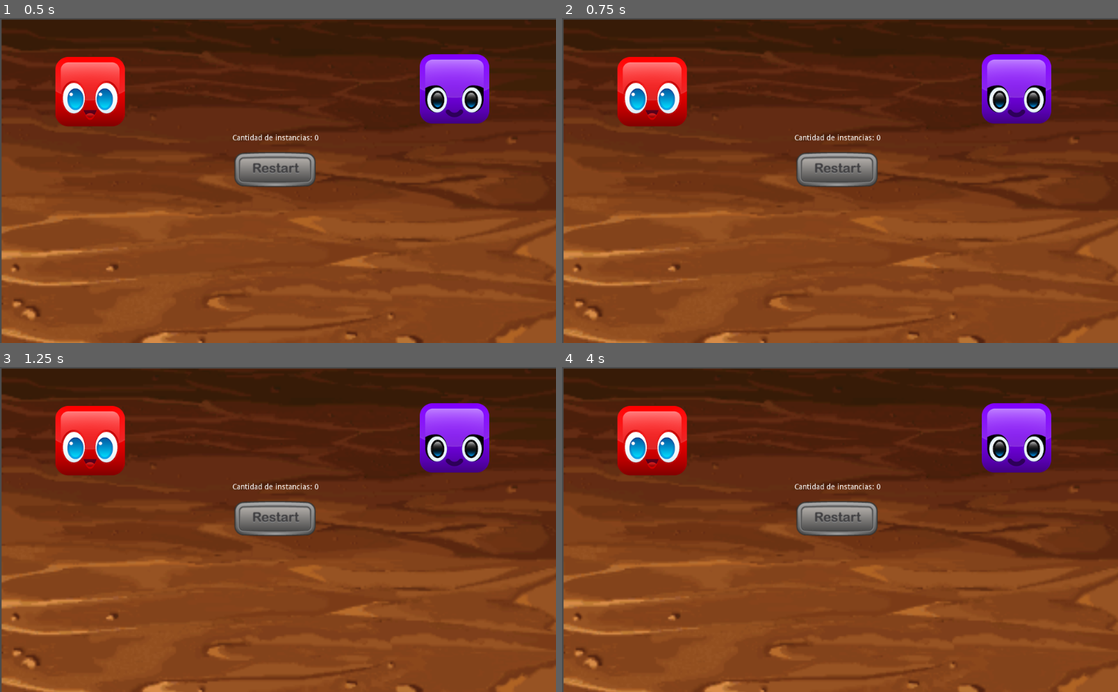
Above: before the commit, frames 1-4 (two rows, left to right).
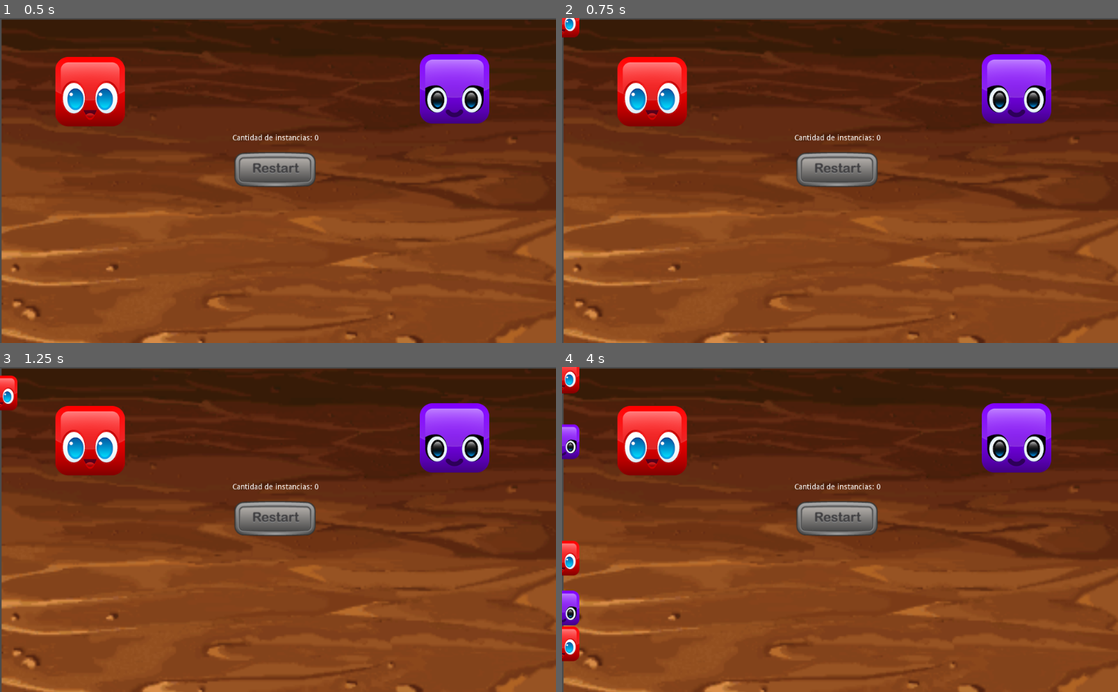
Above: after the commit, the same moments.

Repository: acido0/tpsenales
Game: Godot game, scene res://scenes/Menu/Menu.tscn
The game is run twice, just before and just after one commit, with the same random seed, the same clock (stepped at 60 frames per second) and the same inputs.
Inputs (mouse positions are in pixels of both pictures, inside the frame that each line leads up to):
- Up to frame 1 (0.5 s): no input
- Up to frame 2 (0.75 s): click (650, 92) at 0.5 s
- Up to frame 3 (1.25 s): no input
- Up to frame 4 (4 s): click (1017, 438) at 1.25 s; click (650, 441) at 2 s; click (1017, 438) at 2.75 s; click (650, 441) at 3.5 s

Frame 1 is identical in both runs. In frame 2, 0.2% of the frame differs, in the area x 0-4%, y 0-6%; in frame 3, 0.3%; in frame 4, 1.6%, in the area x 0-4%, y 0-91%.

Commit message:
Instancia

Diff:
--- a/scenes/Menu/Menu.gd
+++ b/scenes/Menu/Menu.gd
@@ -3,6 +3,22 @@
 const INSTANCES_TEXT = "Cantidad de instancias: "
 # Variable para contar cantidad de instancias
 var instancesCount = 0
+
+const rojo = preload("res://scenes/Blocks/Red/BlockRed.tscn")
+const morado = preload("res://scenes/Blocks/Violet/BlockViolet.tscn")
+
+var cuborojo
+var cubomorado
+
+func generate_block():
+	cuborojo = rojo.instance()
+	cubomorado = morado.instance()
+
+	pass
+
+func _process(delta):
+	generate_block()
+	pass
 
 func _ready():
 	# Inicializa el texto de "CountLabel" usando el texto
@@ -12,8 +28,10 @@
 
 
 func _on_RedGenerator_button_down():
+	get_parent().add_child(cuborojo)
 	pass # Replace with function body.
 
 
 func _on_VioletGenerator_button_down():
+	get_parent().add_child(cubomorado)
 	pass # Replace with function body.
